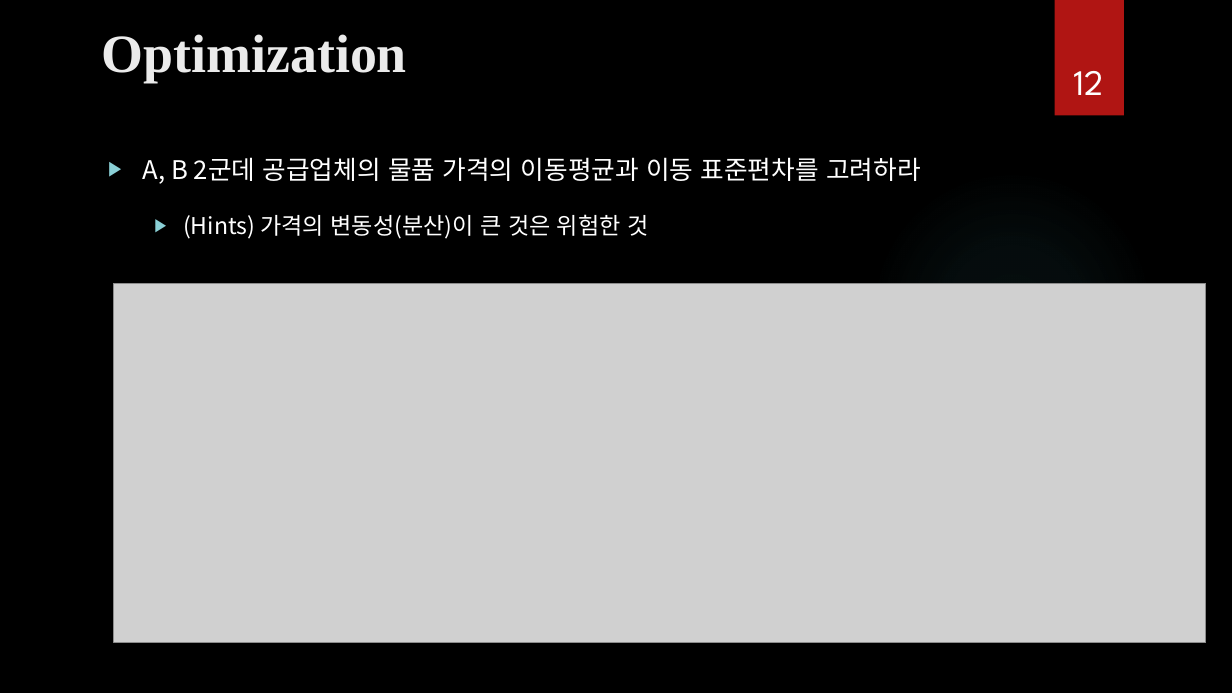
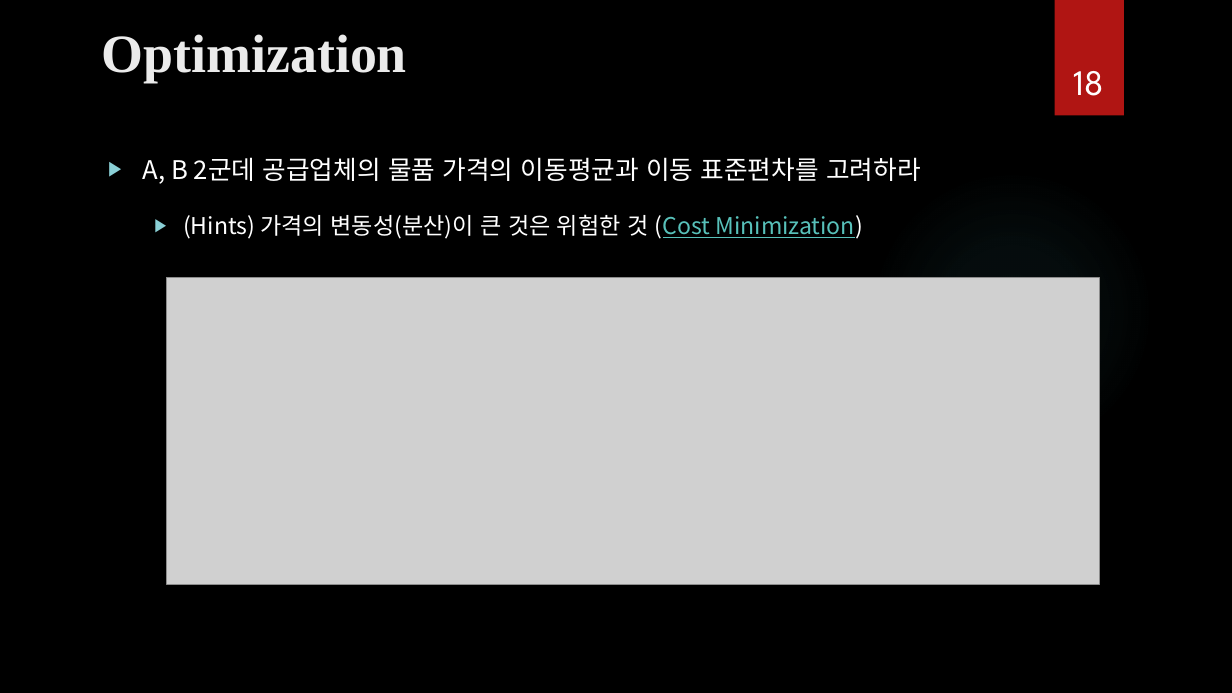
Before and after one commit to ancestor9/mathematics-for-machine-learning, a slide deck: slide 18 of Calculus/Calculus.pptx (slide 12 before the commit). Drawn at 1232x693 pixels with LibreOffice and Linux fonts; fonts in the diff are those of the drawing; grey boxes stand for pictures; background and template pictures are left out. Boxes give left, top, right and bottom in pixels: in the first picture for what was removed or moved away, otherwise in the second. Text is boxed around its words. In the diff, an @@ line names an element or a change of style, - is before the commit and + after.

```diff
--- a/Calculus/Calculus.pptx
+++ b/Calculus/Calculus.pptx
@@ page number at bbox=[1073, 71, 1103, 96]: text changed @@
-12
+18
@@ text at bbox=[183, 214, 863, 239]: text changed @@
-  ▶ (Hints) 가격의 변동성(분산)이 큰 것은 위험한 것
+  ▶ (Hints) 가격의 변동성(분산)이 큰 것은 위험한 것 (Cost Minimization)
@@ picture: place and size @@
-picture at bbox=[114, 284, 1206, 643]
+picture at bbox=[166, 277, 1099, 584]
```
Also in this commit, not shown: 9 other slides changed, 19 slides added, 2 slides removed.
